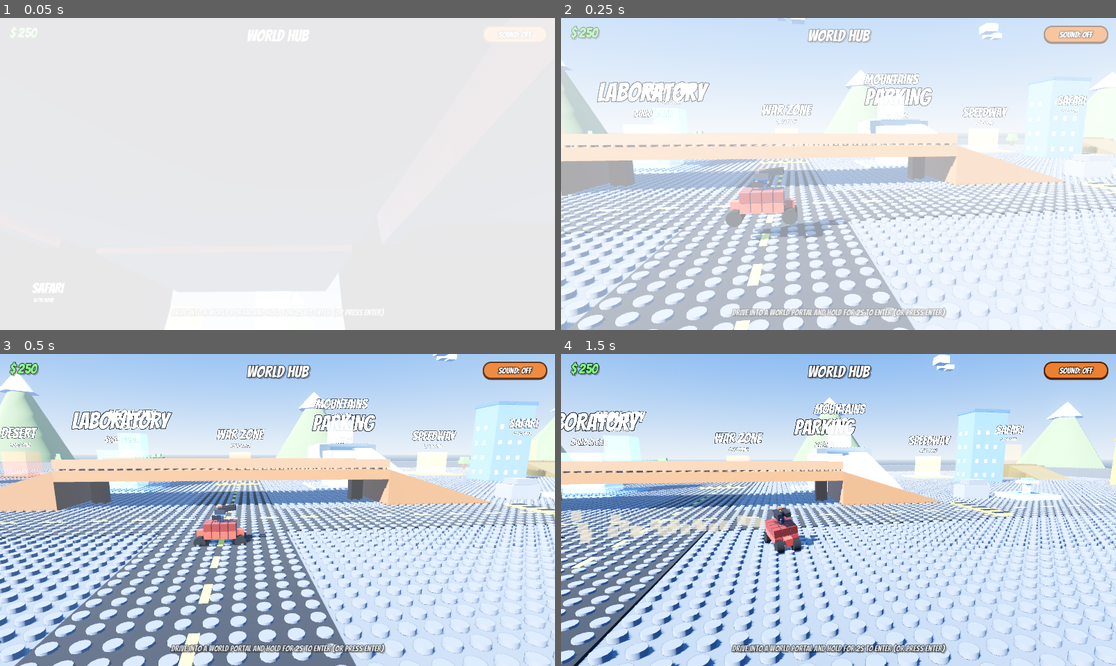
Above: before the commit, frames 1-4 (two rows, left to right).
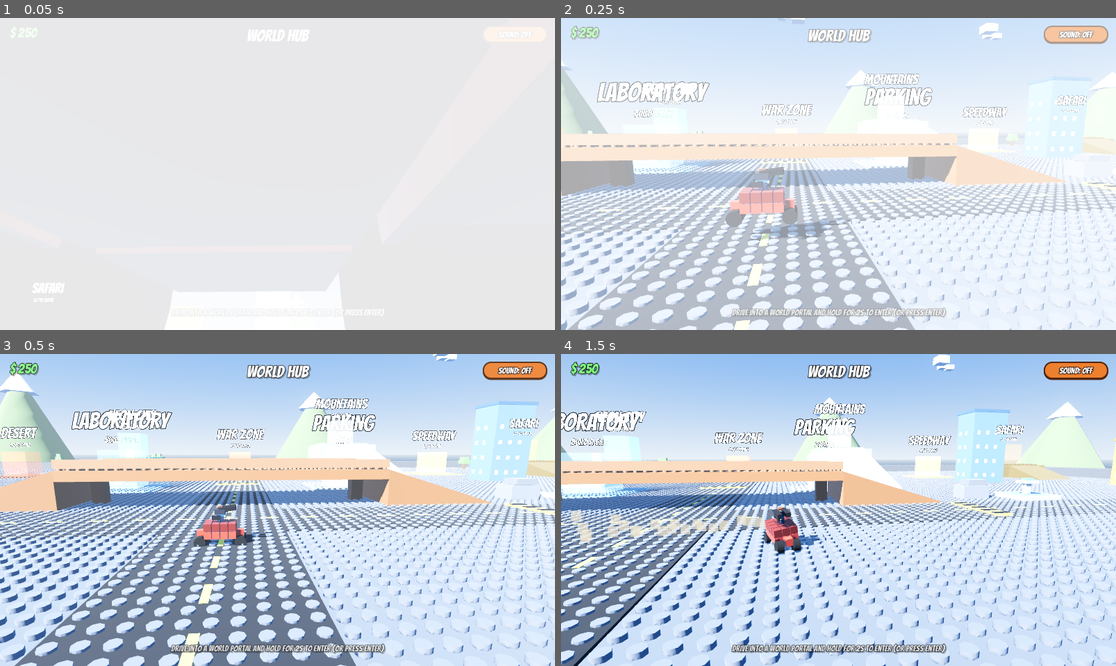
Above: after the commit, the same moments.

Repository: mrshapron/brick-stunt-rally
Game: Godot game, scene res://scenes/hub.tscn
Same seed, same stepped clock (60 frames per second), same inputs: the game is played once before the commit and once after it.
Inputs (mouse positions are in pixels of both pictures, inside the frame that each line leads up to):
- Up to frame 1 (0.05 s): no input
- Up to frame 2 (0.25 s): no input
- Up to frame 3 (0.5 s): no input
- Up to frame 4 (1.5 s): tap Enter at 0.5, 1.25 s; move the mouse to (960, 494) at 0.52 s; hold D (move_right) 0.53-1.28 s; tap N (advance) at 0.6 s; click (960, 494) at 0.67 s; move the mouse to (727, 525) at 1.27 s; hold S (move_down) from 1.28 s (still down); tap Down (aim_down) at 1.35 s

The runs differ from the first frame. In frame 2, 1.6% of the frame differs, in the area x 0-100%, y 32-100%; in frame 3, 4.9%; in frame 4, 5.4%, in the area x 0-100%, y 29-100%.

Commit message:
Improve performance to reduce CPU/GPU load (cooler Mac)
- Cap framerate to 60 fps (avoids rendering 120 fps on ProMotion displays).
- Cheaper directional shadows: single orthogonal split, 70u max distance,
  instead of a 4-split cascade across the whole studded baseplate.
- Studs no longer cast shadows (thousands of tiny meshes, no visible loss).
- Disable SSAO and drop MSAA 4x -> 2x; simplify stud geometry (12 -> 8 sides).
- Track pause_menu.gd.uid.

Diff:
--- a/project.godot
+++ b/project.godot
@@ -29,4 +29,4 @@
 
 [rendering]
 
-anti_aliasing/quality/msaa_3d=2
+anti_aliasing/quality/msaa_3d=1
--- a/scripts/brick_factory.gd
+++ b/scripts/brick_factory.gd
@@ -77,7 +77,7 @@
 	cyl.top_radius = STUD_RADIUS
 	cyl.bottom_radius = STUD_RADIUS
 	cyl.height = STUD_HEIGHT
-	cyl.radial_segments = 12
+	cyl.radial_segments = 8
 	var smat := StandardMaterial3D.new()
 	smat.albedo_color = color.lightened(0.08)
 	smat.roughness = 0.5
@@ -99,4 +99,7 @@
 
 	var mmi := MultiMeshInstance3D.new()
 	mmi.multimesh = mm
+	# Studs are tiny bumps; skipping them in the shadow pass saves drawing
+	# thousands of cylinders into the shadow map for no visible difference.
+	mmi.cast_shadow = GeometryInstance3D.SHADOW_CASTING_SETTING_OFF
 	return mmi
--- a/scripts/drive_scene.gd
+++ b/scripts/drive_scene.gd
@@ -62,6 +62,10 @@
 	light.light_color = Color(1.0, 0.96, 0.86)
 	light.light_energy = 1.4
 	light.shadow_enabled = true
+	# Single-split orthogonal shadows over a limited distance: much cheaper than
+	# the default 4-split cascade across the whole huge studded baseplate.
+	light.directional_shadow_mode = DirectionalLight3D.SHADOW_ORTHOGONAL
+	light.directional_shadow_max_distance = 70.0
 	add_child(light)
 
 	var sky_mat := ProceduralSkyMaterial.new()
@@ -82,7 +86,8 @@
 	env.tonemap_mode = Environment.TONE_MAPPER_ACES
 	env.glow_enabled = true
 	env.glow_intensity = 0.35
-	env.ssao_enabled = true
+	# SSAO is GPU-expensive for a subtle effect; off keeps the Mac cooler.
+	env.ssao_enabled = false
 	# Subtle distance haze so far mountains read with depth (sky stays vivid).
 	env.fog_enabled = true
 	env.fog_light_color = sky_horizon
--- a/scripts/game_state.gd
+++ b/scripts/game_state.gd
@@ -126,6 +126,10 @@
 	_setup_input()
 	_load()
 	_load_garage()
+	# Cap the framerate: on a 120 Hz (ProMotion) display the renderer would
+	# otherwise push twice the frames it needs, heating the machine. 60 fps is
+	# plenty for this arcade game and roughly halves GPU/CPU load.
+	Engine.max_fps = 60
 
 
 func _ensure_cars() -> void:
Not shown, added: scripts/pause_menu.gd.uid
